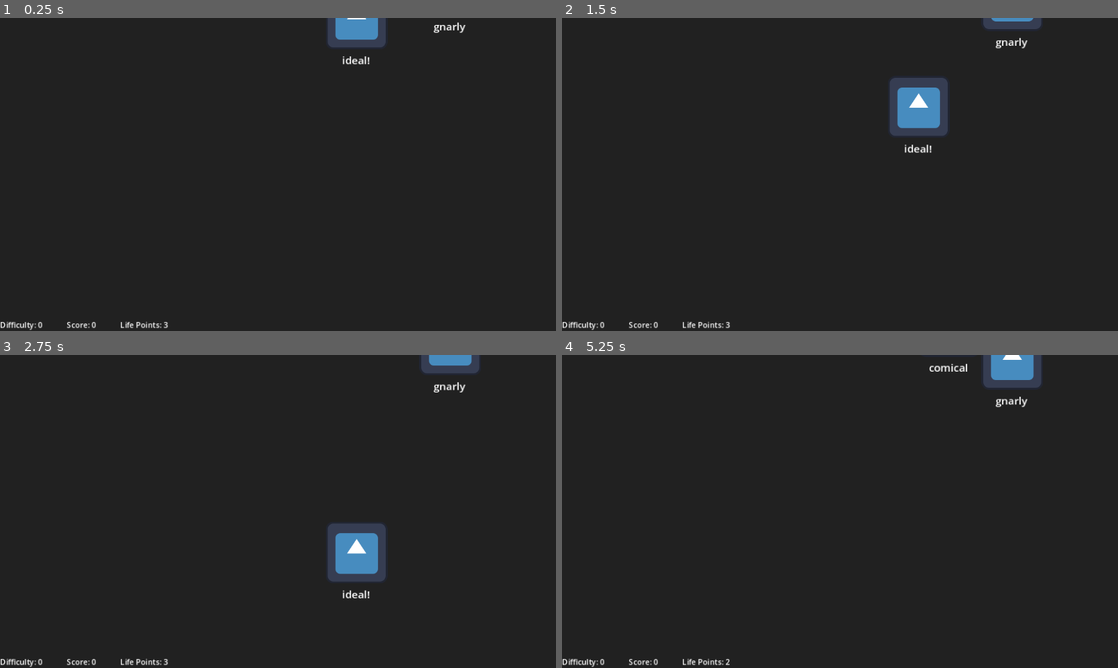
Above: before the commit, frames 1-4 (two rows, left to right).
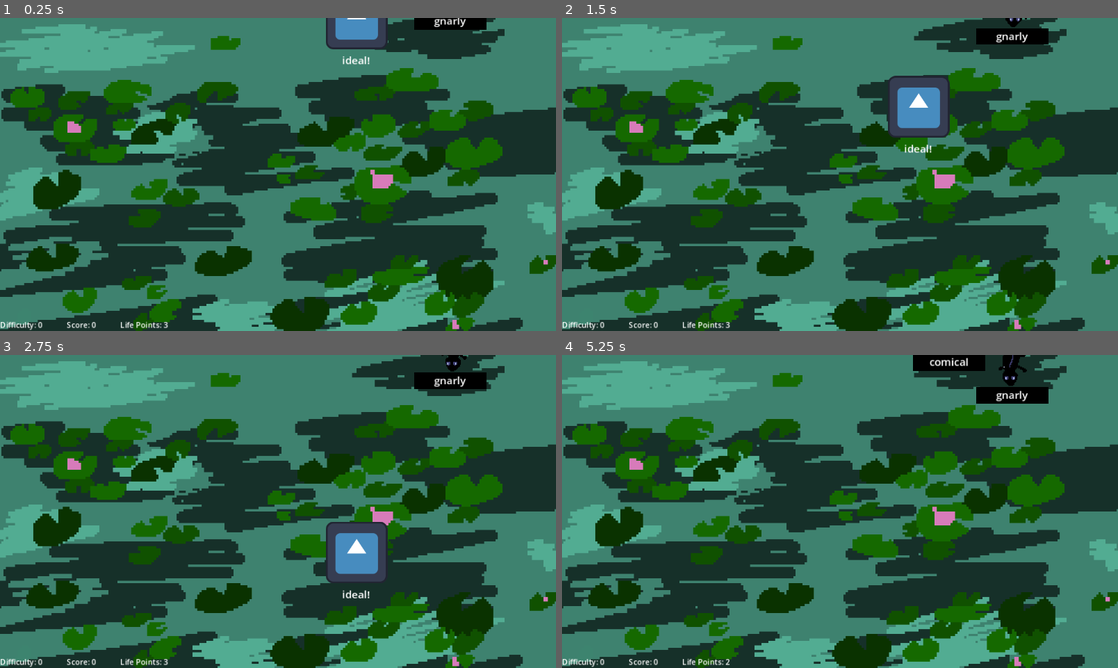
Above: after the commit, the same moments.

Repository: cx-yang/AcerolaJam-XavierYang
Game: Godot game, scene res://main/main.tscn
The game is run twice, just before and just after one commit, with the same random seed, the same clock (stepped at 60 frames per second) and the same inputs. The engine's default icon, where the game draws it, is replaced by a stand-in: a white triangle on a blue panel in a dark square.
Inputs:
- Up to frame 1 (0.25 s): no input
- Up to frame 2 (1.5 s): tap Enter at 0.5 s
- Up to frame 3 (2.75 s): no input
- Up to frame 4 (5.25 s): no input

The runs differ from the first frame. In frame 1, 69% of the frame differs, in the area x 0-100%, y 0-100%; in frame 2, 69%; in frame 3, 70%; in frame 4, 71%.

Commit message:
Add enemy assits. Enemy prompt displays black background. Main scene background added. Need to make it parallax.

Diff:
--- a/enemy/easy_happy_enemy.tscn
+++ b/enemy/easy_happy_enemy.tscn
@@ -1,8 +1,75 @@
-[gd_scene load_steps=3 format=3 uid="uid://b52265vmjdaw4"]
+[gd_scene load_steps=8 format=3 uid="uid://b52265vmjdaw4"]
 
 [ext_resource type="PackedScene" uid="uid://dm5te3i0gg2l3" path="res://enemy/enemy_base.tscn" id="1_n8atr"]
 [ext_resource type="Script" path="res://enemy/easy_happy_enemy.gd" id="2_ibt76"]
+[ext_resource type="Texture2D" uid="uid://yvqcw3f2bhj1" path="res://assets/Salamander2-Sheet.png" id="3_o3t7k"]
+
+[sub_resource type="StyleBoxFlat" id="StyleBoxFlat_qkbkp"]
+bg_color = Color(0, 0, 0, 1)
+
+[sub_resource type="Animation" id="Animation_isfct"]
+length = 0.001
+tracks/0/type = "value"
+tracks/0/imported = false
+tracks/0/enabled = true
+tracks/0/path = NodePath("Sprite2D:frame")
+tracks/0/interp = 1
+tracks/0/loop_wrap = true
+tracks/0/keys = {
+"times": PackedFloat32Array(0),
+"transitions": PackedFloat32Array(1),
+"update": 1,
+"values": [0]
+}
+
+[sub_resource type="Animation" id="Animation_wdhnq"]
+resource_name = "walk"
+loop_mode = 1
+step = 0.0833333
+tracks/0/type = "value"
+tracks/0/imported = false
+tracks/0/enabled = true
+tracks/0/path = NodePath("Sprite2D:frame")
+tracks/0/interp = 1
+tracks/0/loop_wrap = true
+tracks/0/keys = {
+"times": PackedFloat32Array(0, 0.0833333, 0.166667, 0.25, 0.333333, 0.416667, 0.5, 0.583333, 0.666667, 0.75, 0.833333, 0.916667),
+"transitions": PackedFloat32Array(1, 1, 1, 1, 1, 1, 1, 1, 1, 1, 1, 1),
+"update": 1,
+"values": [0, 1, 2, 3, 4, 5, 6, 7, 8, 9, 10, 11]
+}
+
+[sub_resource type="AnimationLibrary" id="AnimationLibrary_n7yto"]
+_data = {
+"RESET": SubResource("Animation_isfct"),
+"walk": SubResource("Animation_wdhnq")
+}
 
 [node name="EasyHappyEnemy" instance=ExtResource("1_n8atr")]
 script = ExtResource("2_ibt76")
 speed = 0.2
+
+[node name="Sprite2D" parent="." index="0"]
+texture = ExtResource("3_o3t7k")
+hframes = 12
+
+[node name="CollisionShape2D" parent="." index="1"]
+position = Vector2(-1.5, 1)
+
+[node name="prompt" parent="." index="2"]
+custom_minimum_size = Vector2(100, 0)
+anchors_preset = 5
+anchor_left = 0.5
+anchor_right = 0.5
+offset_top = 58.0
+offset_bottom = 93.0
+grow_horizontal = 2
+size_flags_horizontal = 4
+size_flags_vertical = 4
+theme_override_styles/normal = SubResource("StyleBoxFlat_qkbkp")
+
+[node name="AnimationPlayer" type="AnimationPlayer" parent="." index="4"]
+autoplay = "walk"
+libraries = {
+"": SubResource("AnimationLibrary_n7yto")
+}
--- a/enemy/enemy_base.tscn
+++ b/enemy/enemy_base.tscn
@@ -4,7 +4,7 @@
 [ext_resource type="Texture2D" uid="uid://cheui1i3qalbe" path="res://icon.svg" id="1_qgtue"]
 
 [sub_resource type="RectangleShape2D" id="RectangleShape2D_ecc5l"]
-size = Vector2(111, 105)
+size = Vector2(105, 108)
 
 [sub_resource type="SystemFont" id="SystemFont_6hnm6"]
 font_names = PackedStringArray("Segoe UI")
--- a/main/main.tscn
+++ b/main/main.tscn
@@ -1,8 +1,9 @@
-[gd_scene load_steps=7 format=3 uid="uid://dt7nflcejhhkc"]
+[gd_scene load_steps=8 format=3 uid="uid://dt7nflcejhhkc"]
 
 [ext_resource type="Script" path="res://main/main.gd" id="1_h8aja"]
 [ext_resource type="PackedScene" uid="uid://cpqk5m62jc80x" path="res://enemy/enemy_container.tscn" id="2_0h28o"]
 [ext_resource type="PackedScene" uid="uid://dm5te3i0gg2l3" path="res://enemy/enemy_base.tscn" id="2_goikc"]
+[ext_resource type="Texture2D" uid="uid://3mrn2g5anyqu" path="res://assets/Pond.png" id="2_gyt3j"]
 [ext_resource type="PackedScene" uid="uid://bns64xsow8lv7" path="res://ui/menu_ui.tscn" id="4_6wlta"]
 
 [sub_resource type="RectangleShape2D" id="RectangleShape2D_lhyef"]
@@ -15,11 +16,17 @@
 script = ExtResource("1_h8aja")
 
 [node name="ColorRect" type="ColorRect" parent="."]
+visible = false
 offset_left = -12.0
 offset_top = -10.0
 offset_right = 1171.0
 offset_bottom = 661.0
 color = Color(0.129412, 0.129412, 0.129412, 1)
+
+[node name="Pond" type="Sprite2D" parent="."]
+position = Vector2(569, 606)
+scale = Vector2(0.944141, 0.95625)
+texture = ExtResource("2_gyt3j")
 
 [node name="SpawnContainer" type="Node2D" parent="."]
 
Binary file added: assets/Pond.png
Not shown, added: assets/Pond.png.import
Binary file added: assets/Salamander2-Sheet.png
Not shown, added: assets/Salamander2-Sheet.png.import
Binary file added: assets/Salamander3-Sheet.png
Not shown, added: assets/Salamander3-Sheet.png.import
Binary file added: assets/Salamander4-Sheet.png
Not shown, added: assets/Salamander4-Sheet.png.import
Binary file added: assets/Salamander5-Sheet.png
Not shown, added: assets/Salamander5-Sheet.png.import
